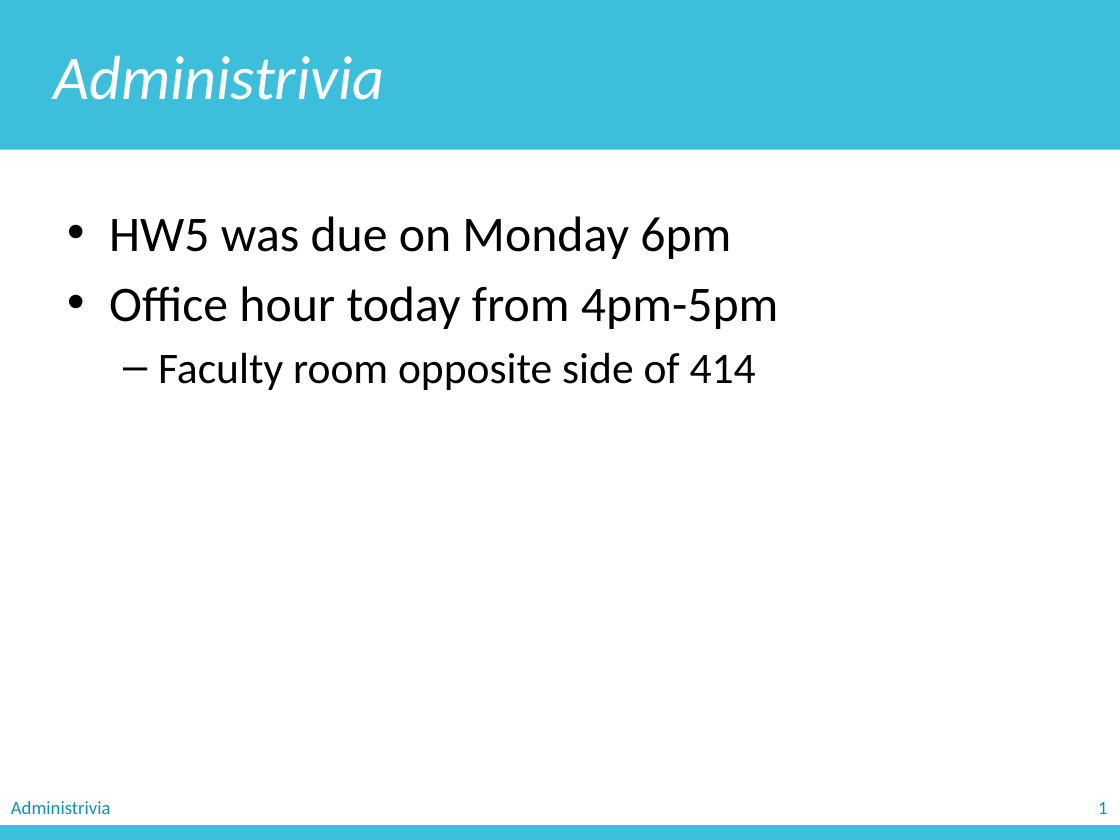
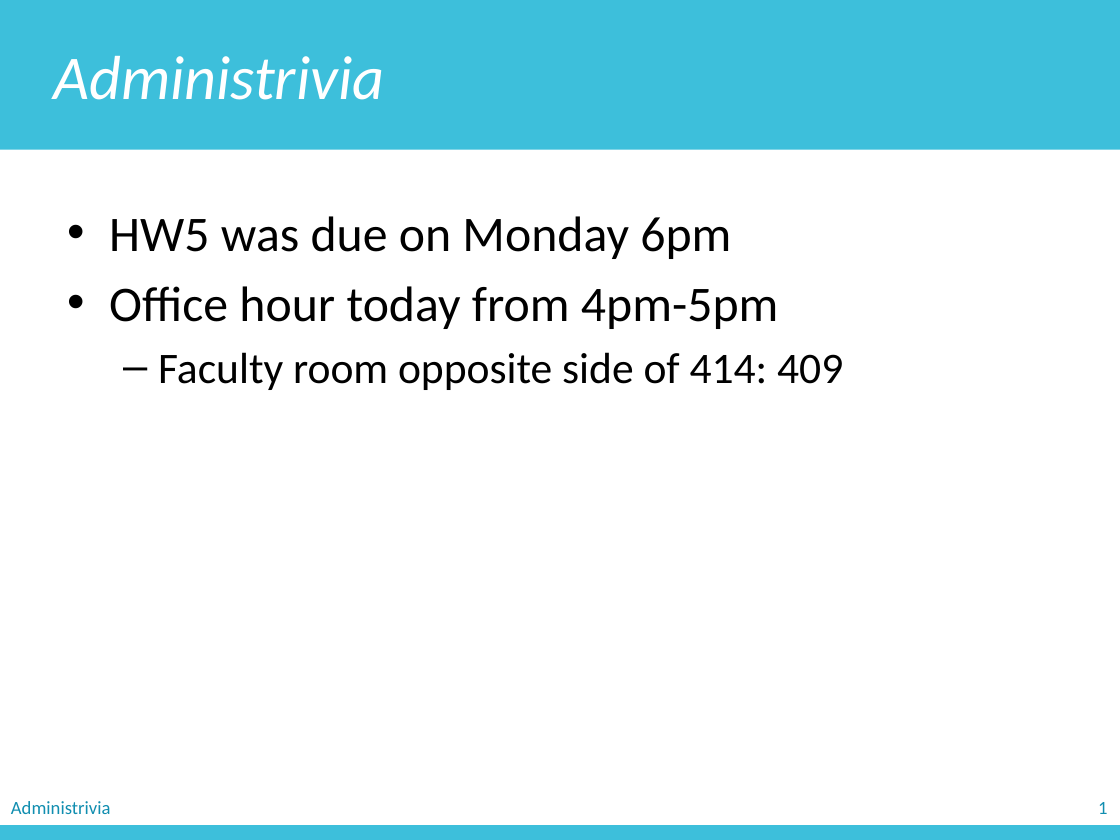
Before and after one commit to zichengliao/zuics101-fa17, a slide deck: slide 3 of lectures/lec12/lec12.pptx. Drawn at 1120x840 pixels with LibreOffice and Linux fonts; fonts in the diff are those of the drawing. Boxes give left, top, right and bottom in pixels: in the first picture for what was removed or moved away, otherwise in the second. Text is boxed around its words. In the diff, an @@ line names an element or a change of style, - is before the commit and + after.

```diff
--- a/lectures/lec12/lec12.pptx
+++ b/lectures/lec12/lec12.pptx
@@ text at (x1=158, y1=352, x2=843, y2=390): text changed @@
-  – Faculty room opposite side of 414
+  – Faculty room opposite side of 414: 409
```
Also in this commit, not shown: 2 other slides changed, 1 other file.
